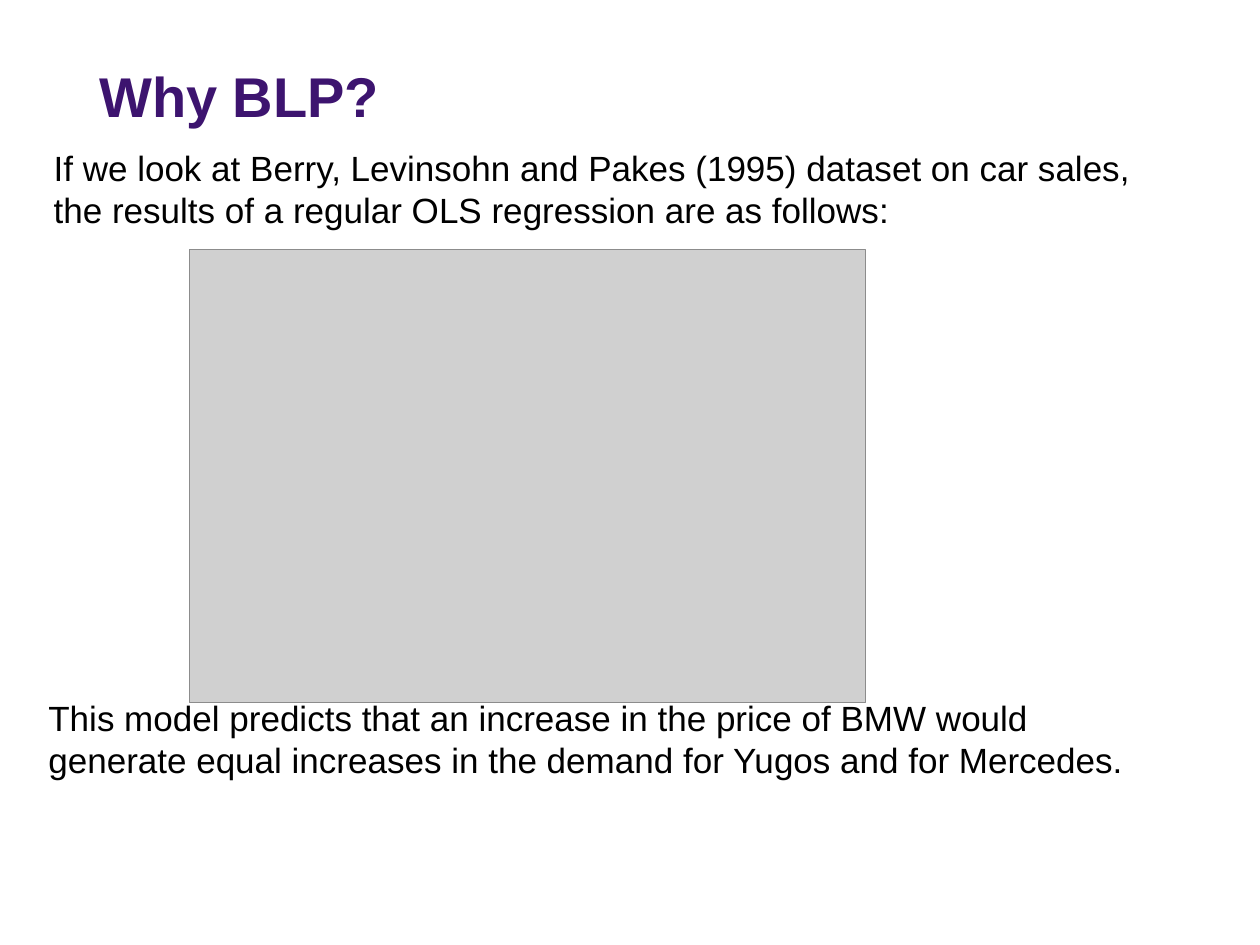
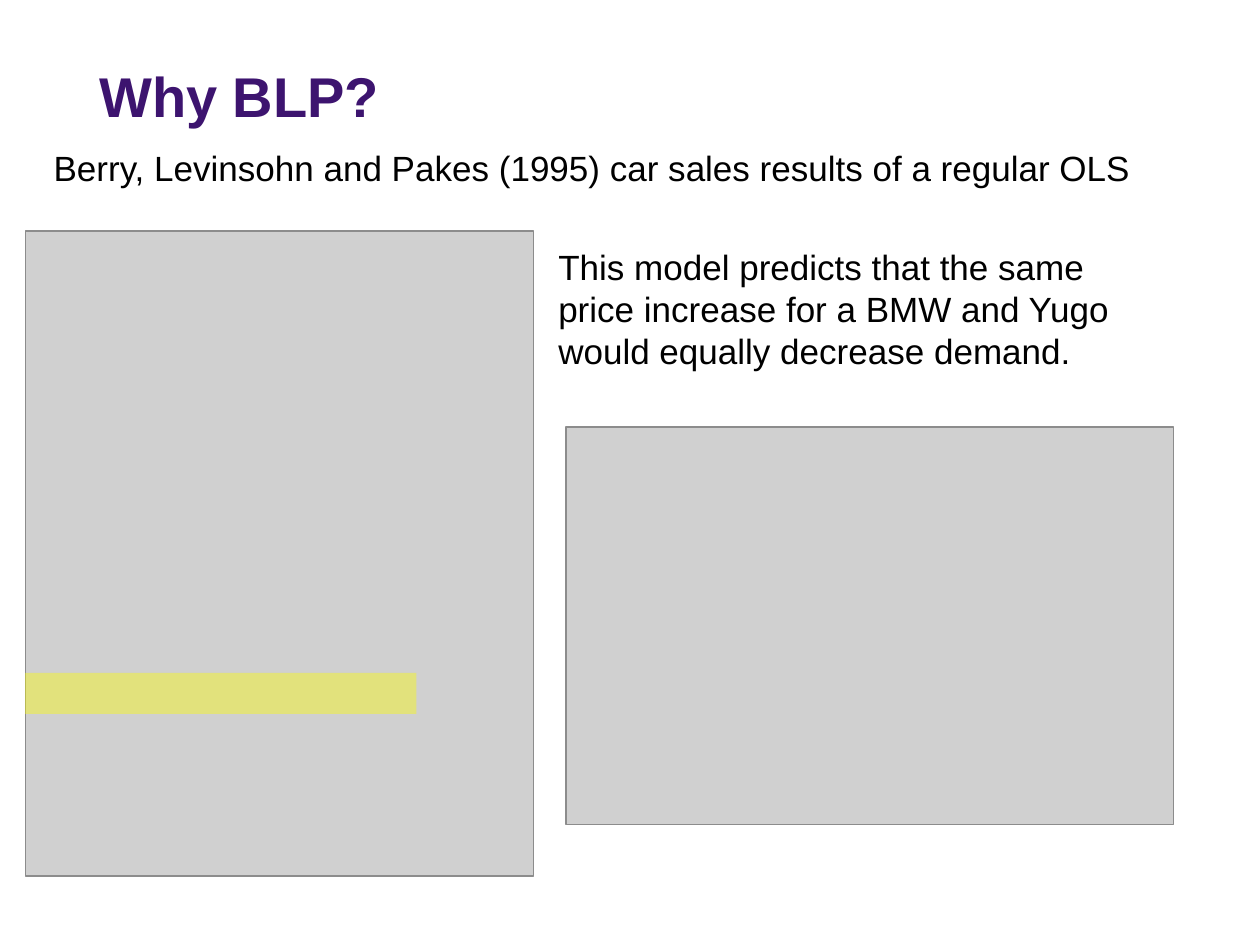
Before and after one commit to rs-kellogg/2023-phd-workshop, a slide deck: slide 5 of session-5-pyblp/Session 5 - PyBLP.pptx (slide 4 before the commit). Drawn at 1260x945 pixels with LibreOffice and Linux fonts; fonts in the diff are those of the drawing; grey boxes stand for pictures; background and template pictures are left out. Boxes give left, top, right and bottom in pixels: in the first picture for what was removed or moved away, otherwise in the second. Text is boxed around its words. In the diff, an @@ line names an element or a change of style, - is before the commit and + after.

```diff
--- a/session-5-pyblp/Session 5 - PyBLP.pptx
+++ b/session-5-pyblp/Session 5 - PyBLP.pptx
@@ text at box(54, 155, 1129, 370): text changed @@
-If we look at Berry, Levinsohn and Pakes (1995) dataset on car sales, the results of a regular OLS regression are as follows:
-This model predicts that an increase in the price of BMW would generate equal increases in the demand for Yugos and for Mercedes.
+Berry, Levinsohn and Pakes (1995) car sales results of a regular OLS
+This model predicts that the same price increase for a BMW and Yugo would equally decrease demand.
@@ picture added at box(25, 231, 534, 876) @@
@@ picture removed at box(189, 249, 864, 702) @@
@@ picture added at box(566, 427, 1173, 824) @@
@@ rectangle added at box(25, 673, 416, 714), fill #FFFF00 at 40% opacity @@
```
Also in this commit, not shown: 6 other slides changed, 4 slides added, 1 slide removed.
